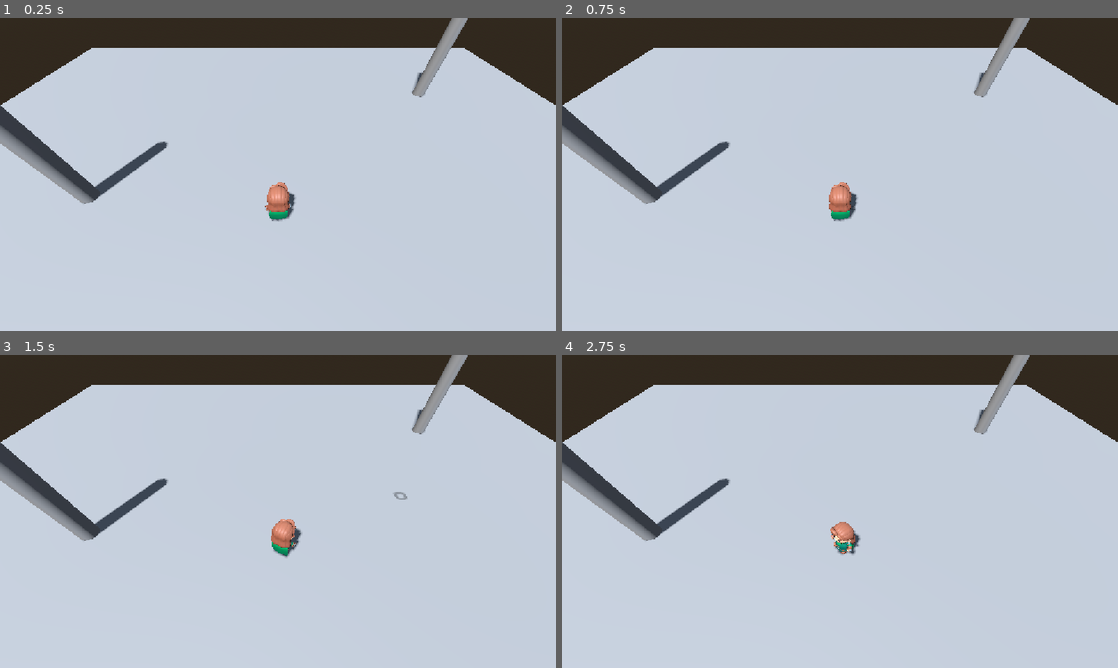
Above: before the commit, frames 1-4 (two rows, left to right).
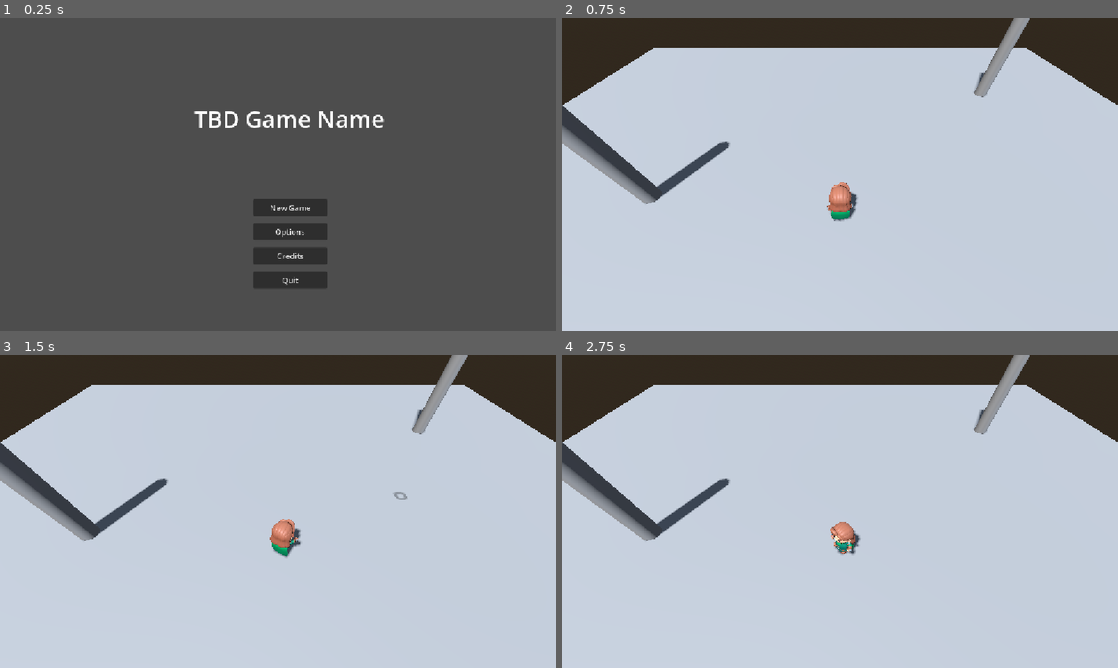
Above: after the commit, the same moments.

Repository: Game-Jam-Studio/Brackeys-Jam-2026.2
Game: Godot game, scene res://Levels/main_menu.tscn
Same seed, same stepped clock (60 frames per second), same inputs: the game is played once before the commit and once after it. Before the commit the project starts from res://Levels/tmerrill_test_scene.tscn.
Inputs (mouse positions are in pixels of both pictures, inside the frame that each line leads up to):
- Up to frame 1 (0.25 s): no input
- Up to frame 2 (0.75 s): click (851, 208) at 0.5 s, where only the run after the commit has a clickable "New Game"
- Up to frame 3 (1.5 s): tap Enter at 1.25 s; move the mouse to (400, 495) at 1.27 s; click (400, 495) at 1.42 s
- Up to frame 4 (2.75 s): drag from (728, 527) to (812, 574) at 2.02 s

The runs differ from the first frame. In frame 1, 98% of the frame differs, in the area x 0-100%, y 0-100%; in frame 2, less than 0.1%; in frame 3, 0.1%; in frame 4, nothing differs.

Commit message:
file cleanup & set up build template

Diff:
--- a/brackeys-jam-2026.2/Scripts/UI/main_menu.gd
+++ b/brackeys-jam-2026.2/Scripts/UI/main_menu.gd
@@ -12,7 +12,7 @@
 
 
 func _on_new_game_pressed() -> void:
-	get_tree().change_scene_to_file("res://Levels/submarine.tscn")
+	get_tree().change_scene_to_file("res://Taylor/tmerrill_test_scene.tscn")
 
 
 func _on_options_pressed() -> void:
--- a/brackeys-jam-2026.2/Levels/tmerrill_test_scene.gd
+++ b/brackeys-jam-2026.2/Taylor/tmerrill_test_scene.gd
@@ -1,6 +1,6 @@
 extends Node3D
 
-@export var click_indicator_scene: PackedScene = preload("res://TaylorJunk/click_indicator.tscn")
+@export var click_indicator_scene: PackedScene = preload("res://Taylor/click_indicator.tscn")
 
 @onready var camera: Camera3D = $Camera3D
 @onready var player: CharacterBody3D = $Player
--- a/brackeys-jam-2026.2/Levels/tmerrill_test_scene.tscn
+++ b/brackeys-jam-2026.2/Taylor/tmerrill_test_scene.tscn
@@ -1,7 +1,7 @@
 [gd_scene format=3 uid="uid://dsfbyq633v5x6"]
 
-[ext_resource type="PackedScene" uid="uid://bs72ogkvdd7d6" path="res://addons/proto_controller/proto_controller.tscn" id="1_0tpda"]
-[ext_resource type="Script" uid="uid://bacj5kqesd8ml" path="res://Levels/tmerrill_test_scene.gd" id="1_l3bda"]
+[ext_resource type="Script" uid="uid://bacj5kqesd8ml" path="res://Taylor/tmerrill_test_scene.gd" id="1_pa3bi"]
+[ext_resource type="PackedScene" uid="uid://bs72ogkvdd7d6" path="res://addons/proto_controller/proto_controller.tscn" id="2_tl3pp"]
 
 [sub_resource type="ProceduralSkyMaterial" id="ProceduralSkyMaterial_0tpda"]
 sky_horizon_color = Color(0.66224277, 0.6717428, 0.6867428, 1)
@@ -27,7 +27,7 @@
 size = Vector3(50, 0.2, 50)
 
 [node name="World" type="Node3D" unique_id=1609880321]
-script = ExtResource("1_l3bda")
+script = ExtResource("1_pa3bi")
 
 [node name="WorldEnvironment" type="WorldEnvironment" parent="." unique_id=506885620]
 environment = SubResource("Environment_v111v")
--- a/brackeys-jam-2026.2/project.godot
+++ b/brackeys-jam-2026.2/project.godot
@@ -11,7 +11,7 @@
 [application]
 
 config/name="Brackeys-jam-2026.2"
-run/main_scene="uid://dsfbyq633v5x6"
+run/main_scene="uid://dp65i8pg1ea8i"
 config/features=PackedStringArray("4.7", "Forward Plus")
 config/icon="res://icon.svg"
 
Renamed: brackeys-jam-2026.2/Levels/test3DScene.tscn -> brackeys-jam-2026.2/JonathanJunk/test3DScene.tscn
Not shown, removed: brackeys-jam-2026.2/JonathanJunk/toRemove.txt
Renamed: brackeys-jam-2026.2/TaylorJunk/click_indicator.tscn -> brackeys-jam-2026.2/Taylor/click_indicator.tscn
Renamed: brackeys-jam-2026.2/Levels/tmerrill_test_scene.gd.uid -> brackeys-jam-2026.2/Taylor/tmerrill_test_scene.gd.uid
Not shown: 1 places in brackeys-jam-2026.2/Taylor/tmerrill_test_scene.tscn that only renumber resources
Not shown, added: brackeys-jam-2026.2/export_presets.cfg
